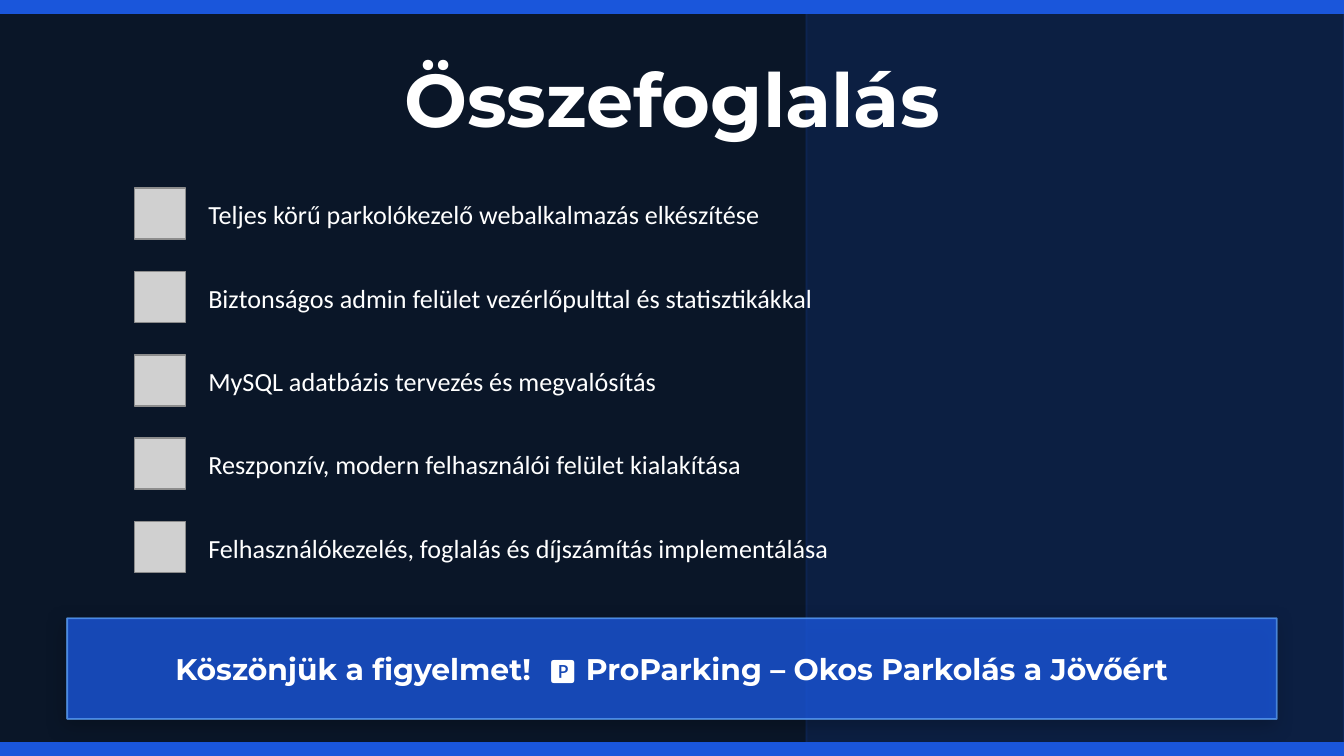
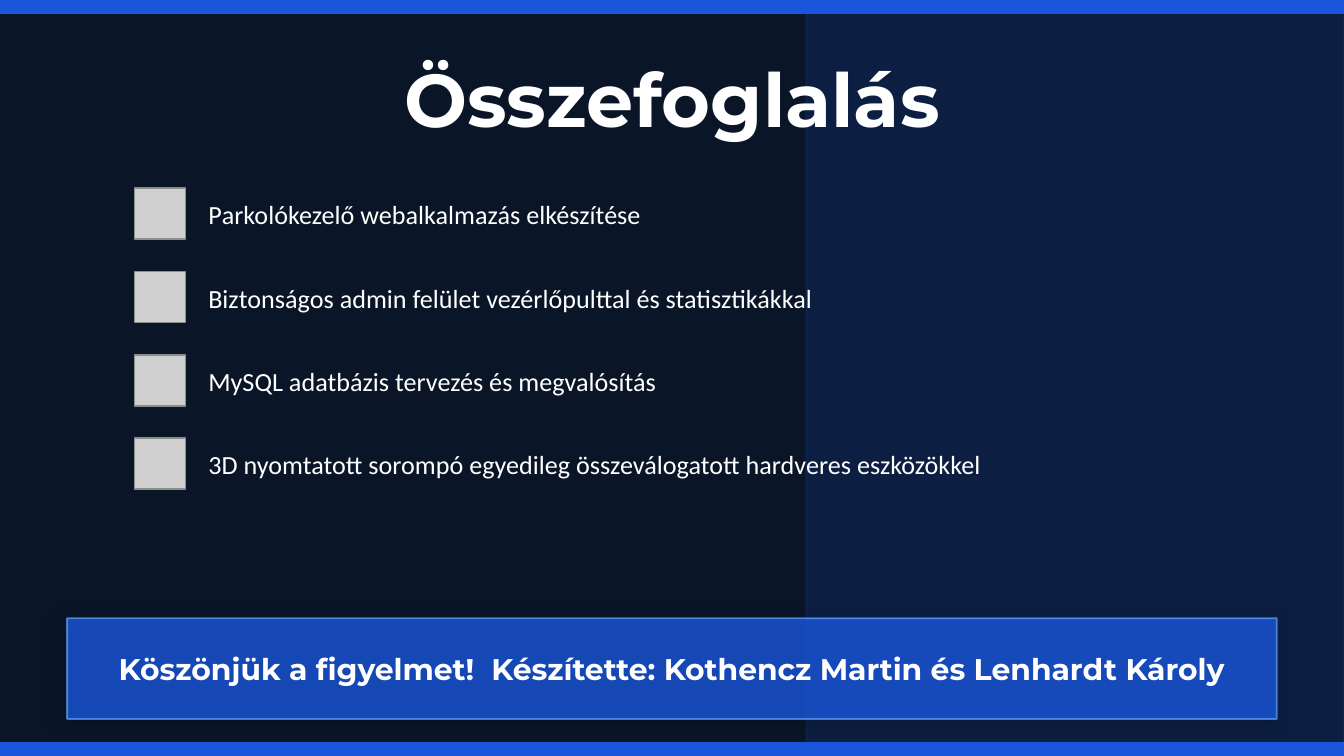
Before and after one commit to KMartin207/zaroVizsga, a slide deck: slide 16 of prezentacio/ProParking_Prezentacio.pptx (slide 9 before the commit). Drawn at 1344x756 pixels with LibreOffice and Linux fonts; fonts in the diff are those of the drawing; grey boxes stand for pictures. Boxes give left, top, right and bottom in pixels: in the first picture for what was removed or moved away, otherwise in the second. Text is boxed around its words. In the diff, an @@ line names an element or a change of style, - is before the commit and + after.

```diff
--- a/prezentacio/ProParking_Prezentacio.pptx
+++ b/prezentacio/ProParking_Prezentacio.pptx
@@ text at <box>208,206,640,224</box>: text changed @@
-Teljes körű parkolókezelő webalkalmazás elkészítése
+Parkolókezelő webalkalmazás elkészítése
@@ text at <box>208,456,980,479</box>: text changed @@
-Reszponzív, modern felhasználói felület kialakítása
+3D nyomtatott sorompó egyedileg összeválogatott hardveres eszközökkel
@@ picture removed at <box>134,521,185,573</box> @@
@@ text removed at <box>208,536,827,564</box> @@
-Felhasználókezelés, foglalás és díjszámítás implementálása
@@ text at <box>119,656,1225,686</box>: text changed @@
-Köszönjük a figyelmet! 🅿 ProParking – Okos Parkolás a Jövőért
+Köszönjük a figyelmet! Készítette: Kothencz Martin és Lenhardt Károly
```
Also in this commit, not shown: 3 other slides changed, 10 slides added, 3 slides removed.
